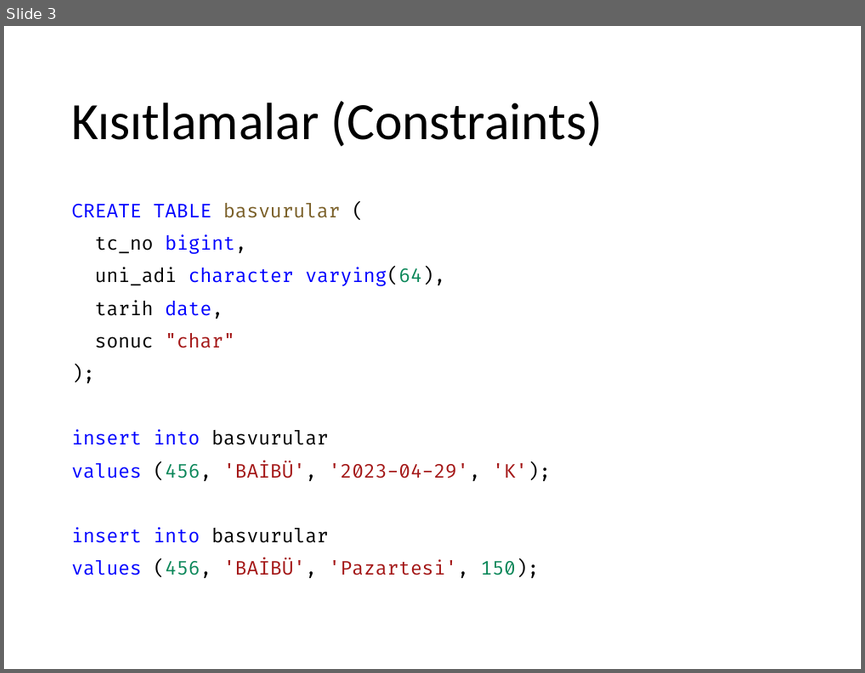
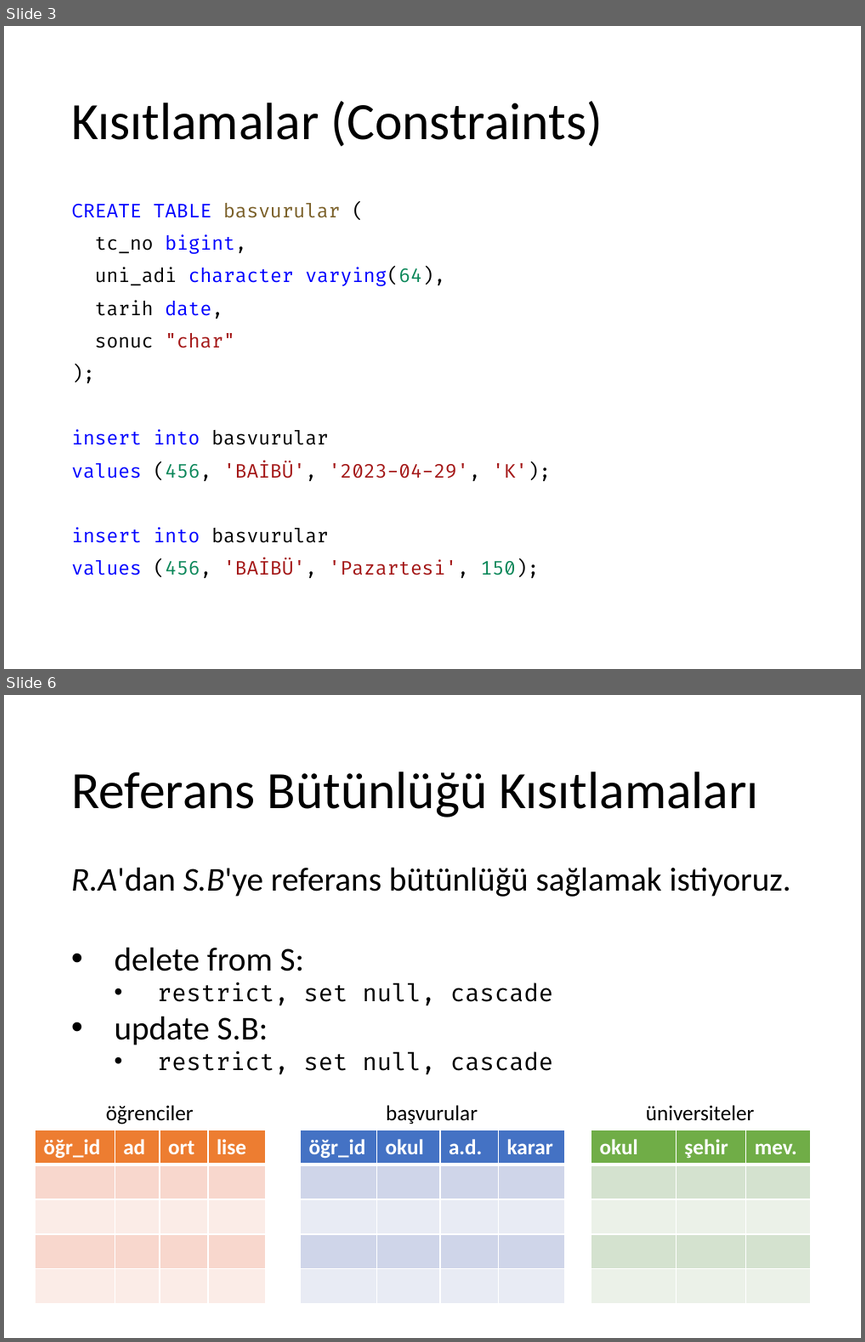
Before and after one commit to ihpar/dbms, a slide deck: Slides/Ders 7 Kısıtlamalar.pptx. Shown one above the other, each under a label of ours: slide 3 before the commit, slides 3 and 6 after it; the slides between them are not shown. The pictures are 865x673 and 865x1342 pixels, drawn with LibreOffice and Linux fonts; fonts in the diff are those of the drawing. Boxes give left, top, right and bottom in pixels: in the first picture for what was removed or moved away, otherwise in the second. Text is boxed around its words. In the diff, an @@ line names an element or a change of style, - is before the commit and + after.

```diff
--- a/Slides/Ders 7 Kısıtlamalar.pptx
+++ b/Slides/Ders 7 Kısıtlamalar.pptx
@@ slide 6 added at box(4, 695, 861, 1338), background #FFFFFF @@
@@ title added at box(71, 771, 759, 817), 44 pt, text #000000 @@
+Referans Bütünlüğü Kısıtlamaları
@@ text added at box(71, 867, 791, 1074), 28 pt, text #000000 @@
+R.A'dan S.B'ye referans bütünlüğü sağlamak istiyoruz.
+• delete from S:
+  • restrict, set null, cascade
+• update S.B:
+  • restrict, set null, cascade
@@ text added at box(106, 1105, 194, 1124), 18 pt, text #000000 @@
+öğrenciler
@@ text added at box(386, 1105, 477, 1124), 18 pt, text #000000 @@
+başvurular
@@ text added at box(646, 1105, 755, 1121), 18 pt, text #000000 @@
+üniversiteler
@@ table added at box(35, 1129, 265, 1304), 5 rows, 4 columns @@
+öğr_id | ad | ort | lise
+ |  |  | 
+ |  |  | 
+ |  |  | 
+ |  |  | 
@@ table added at box(301, 1129, 564, 1304), 5 rows, 4 columns @@
+öğr_id | okul | a.d. | karar
+ |  |  | 
+ |  |  | 
+ |  |  | 
+ |  |  | 
@@ table added at box(590, 1129, 812, 1304), 5 rows, 3 columns @@
+okul | şehir | mev.
+ |  | 
+ |  | 
+ |  | 
+ |  | 
```
Also in this commit, not shown: 2 other slides added, 1 other file.
